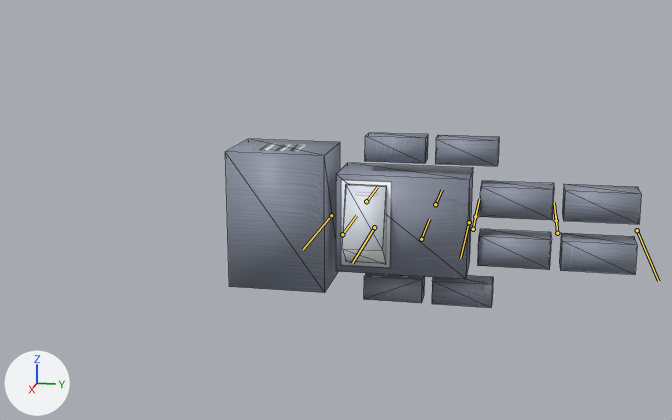
The FBX model source/media/model/robot.fbx, before and after one commit.
Rendered twice from a 50 mm lens placed at (0.0454, -0.0057, 0.0117), pointed at (0.0006, -0.0147, 0.0005). The lights are fixed; the arrows at lower left show +X, +Y and +Z. The bones that bend it are drawn over the model as lines. Mesh edges are drawn as thin lines.

Objects in the first picture: 'robot'.
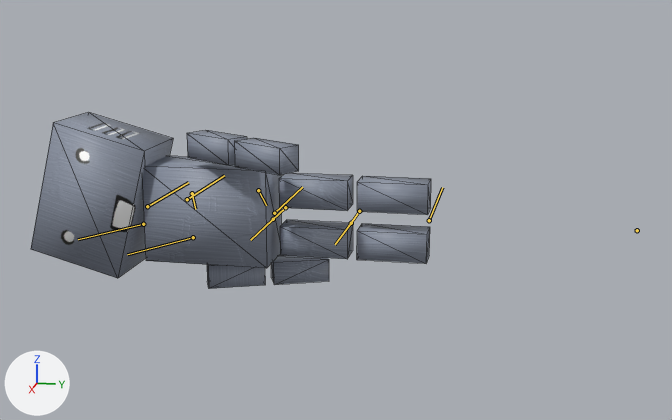
The newer file adds an action. The first version stands in its rest pose; the second is drawn at frame 41 of the action 'Float'.

Boxes [x1, y1, x2, y2] around the edits, measured in the pictures (672 x 420 px):
'robot', posed: before [225, 133, 641, 308]; after [31, 112, 431, 289]
bone 'Root', root to tip: before (637, 230) to (658, 281); after (429, 220) to (442, 187)
bone 'Head', root to tip: before (331, 215) to (303, 249); after (147, 206) to (188, 182)
bone 'UpperArm_R', root to tip: before (342, 234) to (356, 215); after (192, 193) to (195, 209)
bone 'UpperArm_L', root to tip: before (366, 201) to (377, 187); after (143, 224) to (78, 239)

What the commit changed:
Bone 'Root' (bone_root) moves from (0.0, 0.0, 0.0) to (0.0, 0.0, 1.0).
Bone 'Root' (bone_root) turns from (0, 0, 0) to (0, 0, -180) degrees about its own x, y and z.
Bone 'Head' (bone_head) turns from (0, 0, 0) to (0, 15, 0) degrees about its own x, y and z.
Bone 'UpperArm_R' (bone_upperarm_r) turns from (0, 0, 0) to (0, 0, -23) degrees about its own x, y and z.
Bone 'UpperArm_L' (bone_upperarm_l) turns from (0, 0, 0) to (0, 0, 30) degrees about its own x, y and z.
